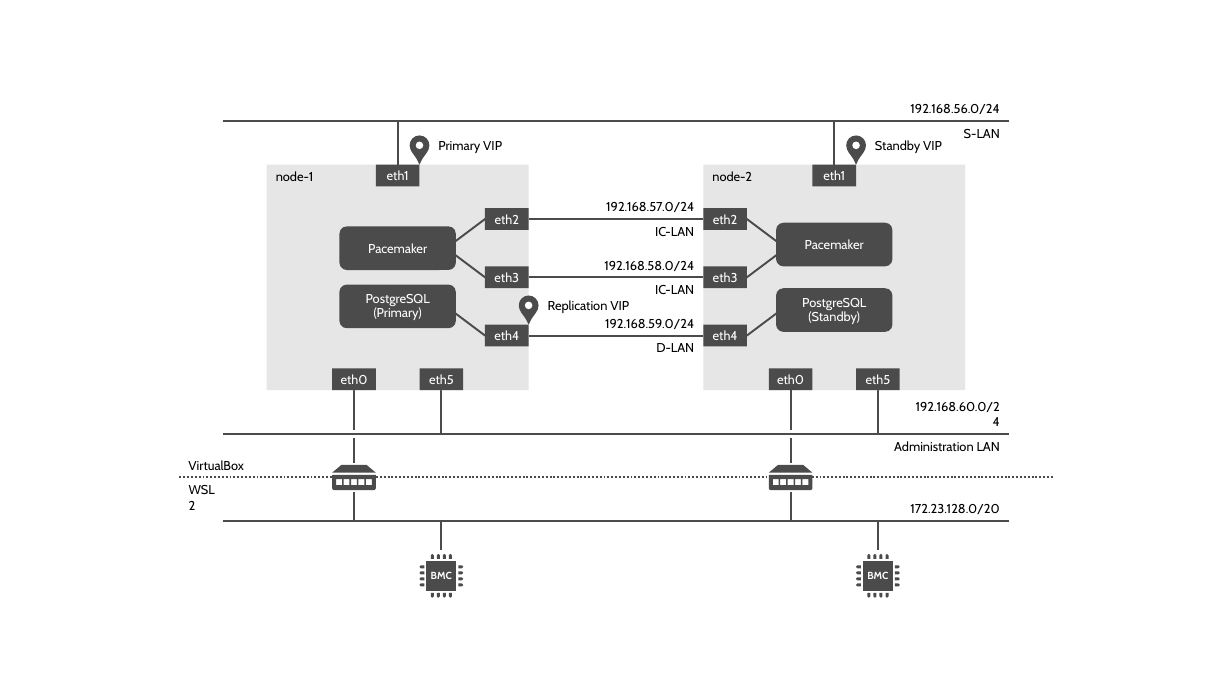
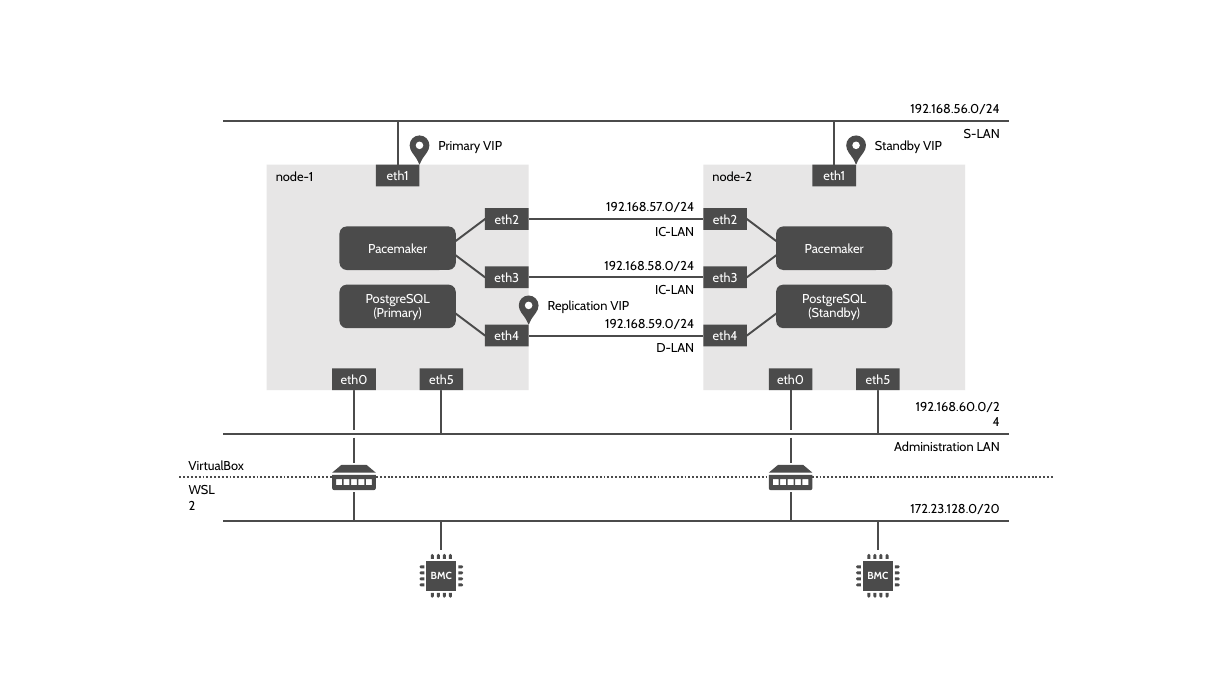
Before and after one commit to tom-sato/ansible-pg_rex, a slide deck: slide 1 of img/system_architecture.pptx. Drawn at 1232x693 pixels with LibreOffice and Linux fonts; fonts in the diff are those of the drawing. Boxes give left, top, right and bottom in pixels: in the first picture for what was removed or moved away, otherwise in the second. Text is boxed around its words. In the diff, an @@ line names an element or a change of style, - is before the commit and + after.

```diff
--- a/img/system_architecture.pptx
+++ b/img/system_architecture.pptx
@@ rounded rectangle "Pacemaker": place and size @@
-rounded rectangle "Pacemaker" at [776, 223, 893, 266]
+rounded rectangle "Pacemaker" at [776, 226, 893, 270]
@@ rounded rectangle "PostgreSQL": place and size @@
-rounded rectangle "PostgreSQL" at [776, 288, 893, 332]
+rounded rectangle "PostgreSQL" at [776, 285, 893, 328]
```
Also in this commit, not shown: 1 other file.
